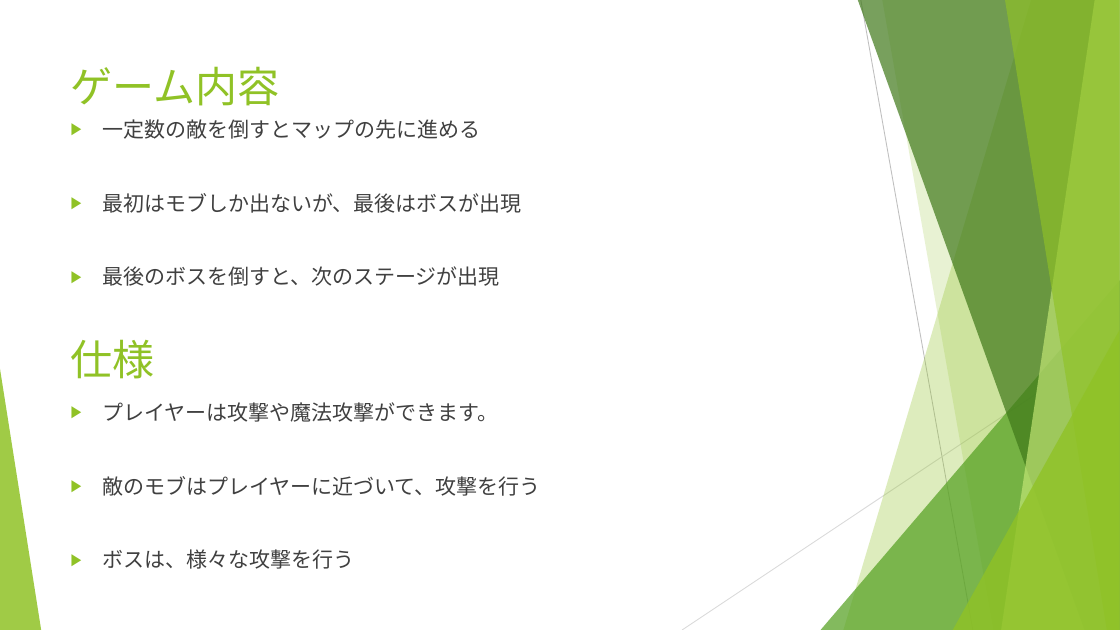
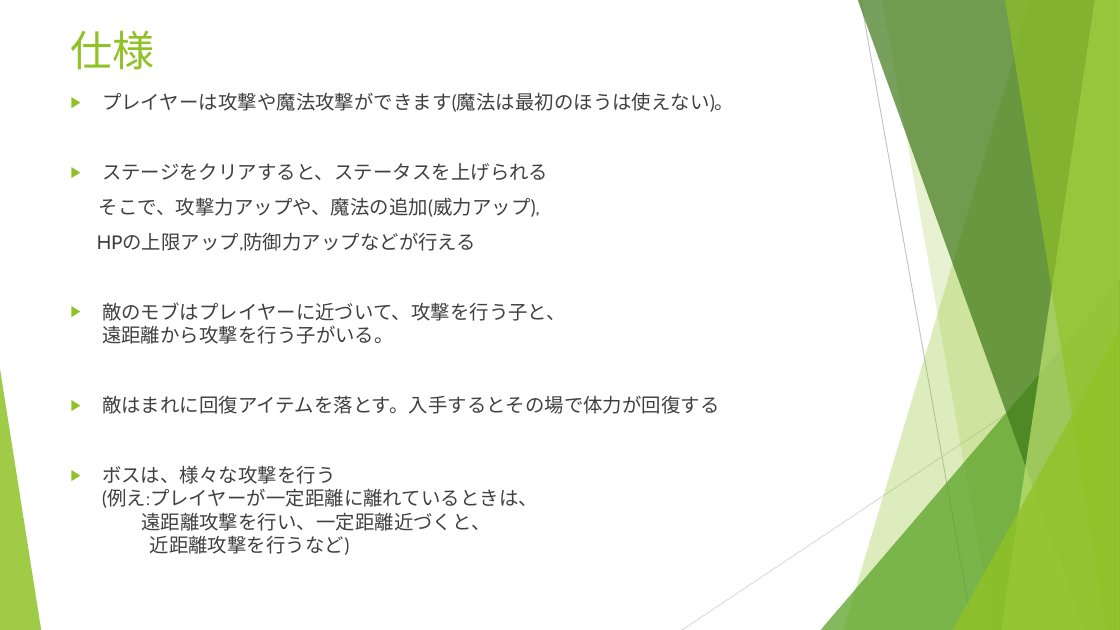
Before and after one commit to Remy-1216/MonsterCrusher, a slide deck: slide 4 of MonsterCrusher Mod.pptx (slide 3 before the commit). Drawn at 1120x630 pixels with LibreOffice and Linux fonts; fonts in the diff are those of the drawing. Boxes give left, top, right and bottom in pixels: in the first picture for what was removed or moved away, otherwise in the second. Text is boxed around its words. In the diff, an @@ line names an element or a change of style, - is before the commit and + after.

Commit message:
ちょっとだけ、ノックバックを追加&企画書、仕様書の更新

```diff
--- a/MonsterCrusher Mod.pptx
+++ b/MonsterCrusher Mod.pptx
@@ text "仕様": place and size @@
-text "仕様" at bbox=[71, 339, 155, 379]
+text "仕様" at bbox=[71, 30, 155, 70]
@@ title removed at bbox=[71, 66, 280, 106] @@
-ゲーム内容
@@ text at bbox=[97, 92, 734, 555]: text changed; size 18 to 16.6 pt @@
-▶ プレイヤーは攻撃や魔法攻撃ができます。
-▶ 敵のモブはプレイヤーに近づいて、攻撃を行う
-▶ ボスは、様々な攻撃を行う
+▶ プレイヤーは攻撃や魔法攻撃ができます(魔法は最初のほうは使えない)。
+▶ ステージをクリアすると、ステータスを上げられる
+そこで、攻撃力アップや、魔法の追加(威力アップ),
+HPの上限アップ,防御力アップなどが行える
+▶ 敵のモブはプレイヤーに近づいて、攻撃を行う子と、
+  遠距離から攻撃を行う子がいる。
+▶ 敵はまれに回復アイテムを落とす。入手するとその場で体力が回復する
+▶ ボスは、様々な攻撃を行う
+  (例え:プレイヤーが一定距離に離れているときは、
+  遠距離攻撃を行い、一定距離近づくと、
+  近距離攻撃を行うなど)
@@ text removed at bbox=[102, 119, 522, 286] @@
-▶ 一定数の敵を倒すとマップの先に進める
-▶ 最初はモブしか出ないが、最後はボスが出現
-▶ 最後のボスを倒すと、次のステージが出現
```
Also in this commit, not shown: 3 other slides changed, 1 slide added, 7 other files.
